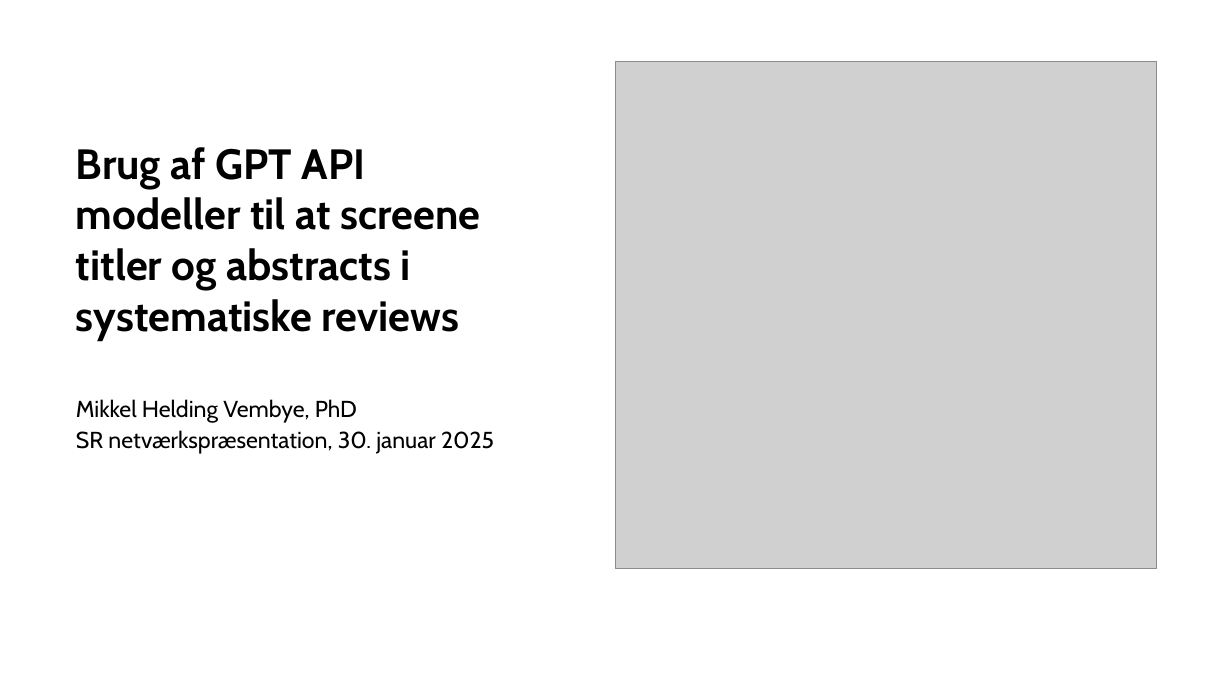
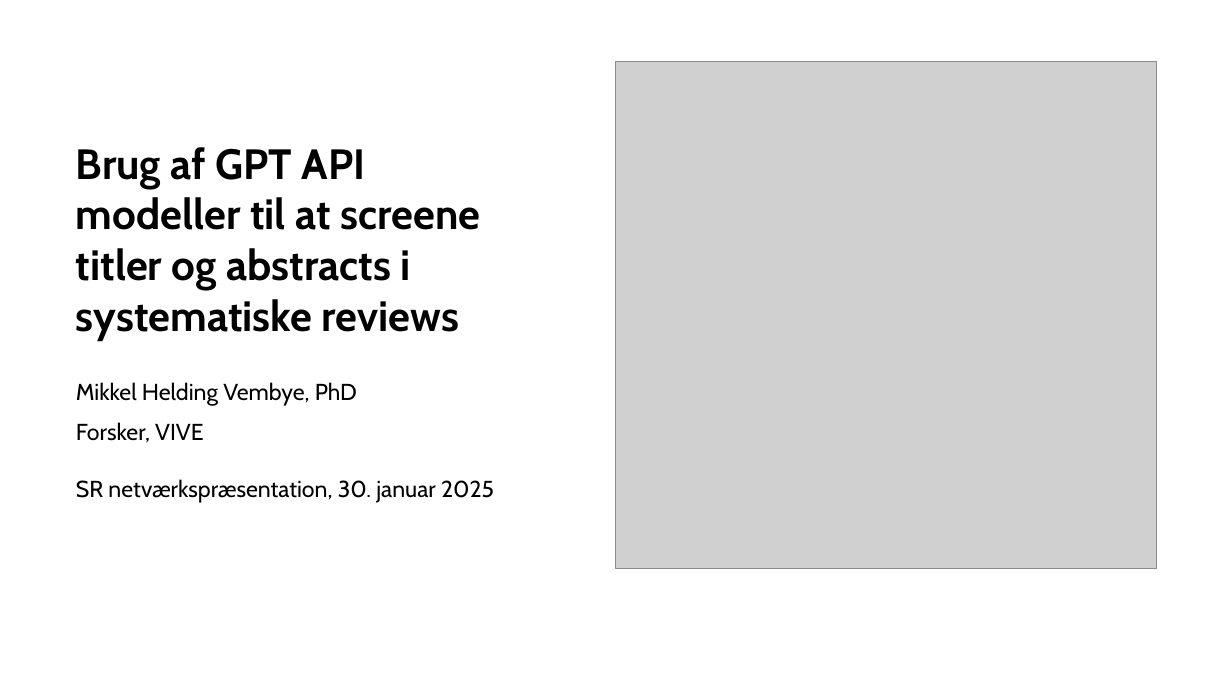
Before and after one commit to MikkelVembye/SR-Network-Presentation, a slide deck: slide 1 of Brug af GPT API modeller til at screene.pptx. Drawn at 1232x693 pixels with LibreOffice and Linux fonts; fonts in the diff are those of the drawing; grey boxes stand for pictures; background and template pictures are left out. Boxes give left, top, right and bottom in pixels: in the first picture for what was removed or moved away, otherwise in the second. Text is boxed around its words. In the diff, an @@ line names an element or a change of style, - is before the commit and + after.

```diff
--- a/Brug af GPT API modeller til at screene.pptx
+++ b/Brug af GPT API modeller til at screene.pptx
@@ text "Mikkel Helding Vembye, PhD": place and size @@
-text "Mikkel Helding Vembye, PhD" at [76, 399, 357, 423]
+text "Mikkel Helding Vembye, PhD" at [76, 382, 357, 443]
@@ text at [76, 422, 203, 443]: paragraph added @@
+Forsker, VIVE
@@ text "SR netværkspræsentation, 30. januar 2025": place and size @@
-text "SR netværkspræsentation, 30. januar 2025" at [76, 430, 494, 454]
+text "SR netværkspræsentation, 30. januar 2025" at [76, 479, 494, 503]
```
Also in this commit, not shown: 2 other slides changed, 1 other file.
